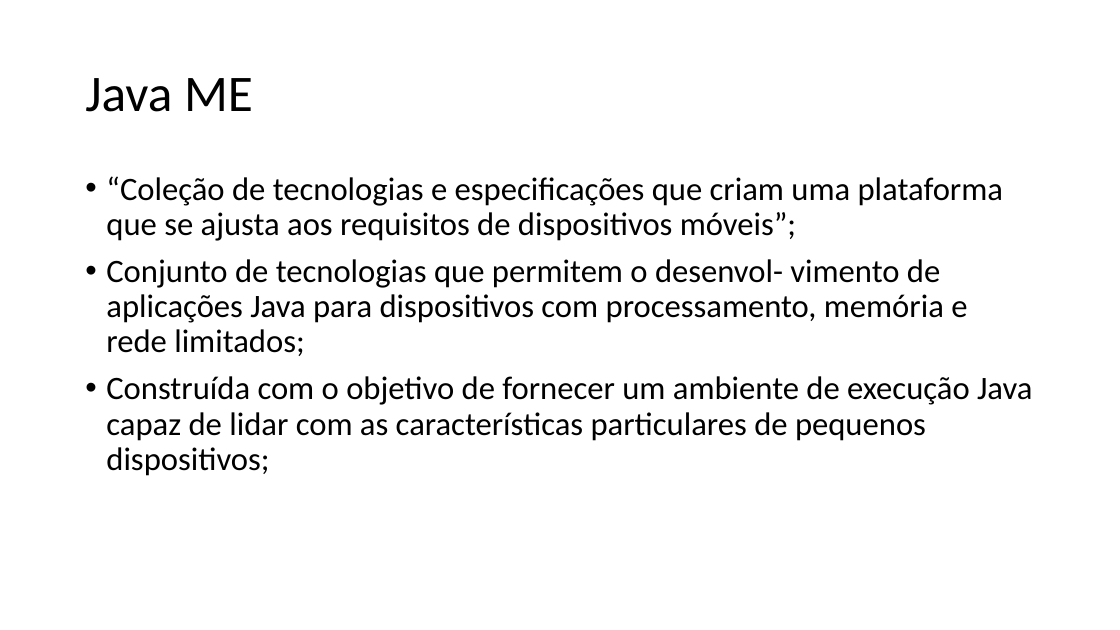
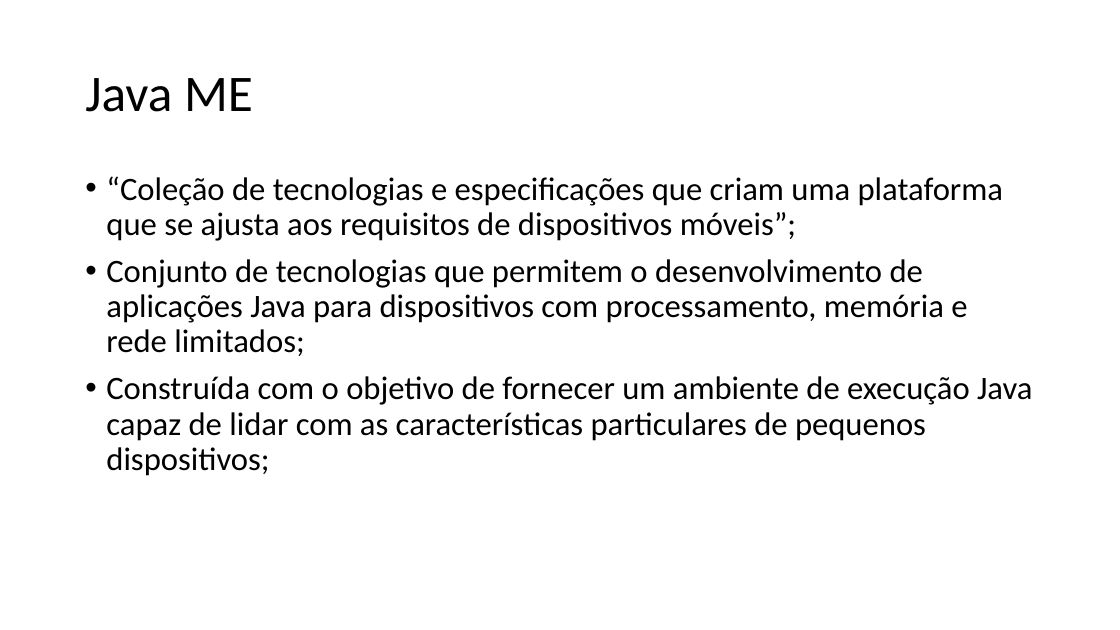
Before and after one commit to EdilvaCarvalho/Primeira-Atividade-PDM, a slide deck: slide 2 of PDM.pptx. Drawn at 1120x630 pixels with LibreOffice and Linux fonts; fonts in the diff are those of the drawing. Boxes give left, top, right and bottom in pixels: in the first picture for what was removed or moved away, otherwise in the second. Text is boxed around its words. In the diff, an @@ line names an element or a change of style, - is before the commit and + after.

```diff
--- a/PDM.pptx
+++ b/PDM.pptx
@@ text at (106, 259, 967, 356): text changed @@
-• Conjunto de tecnologias que permitem o desenvol- vimento de aplicações Java para dispositivos com processamento, memória e rede limitados;
+• Conjunto de tecnologias que permitem o desenvolvimento de aplicações Java para dispositivos com processamento, memória e rede limitados;
```
Also in this commit, not shown: 4 slides added.
